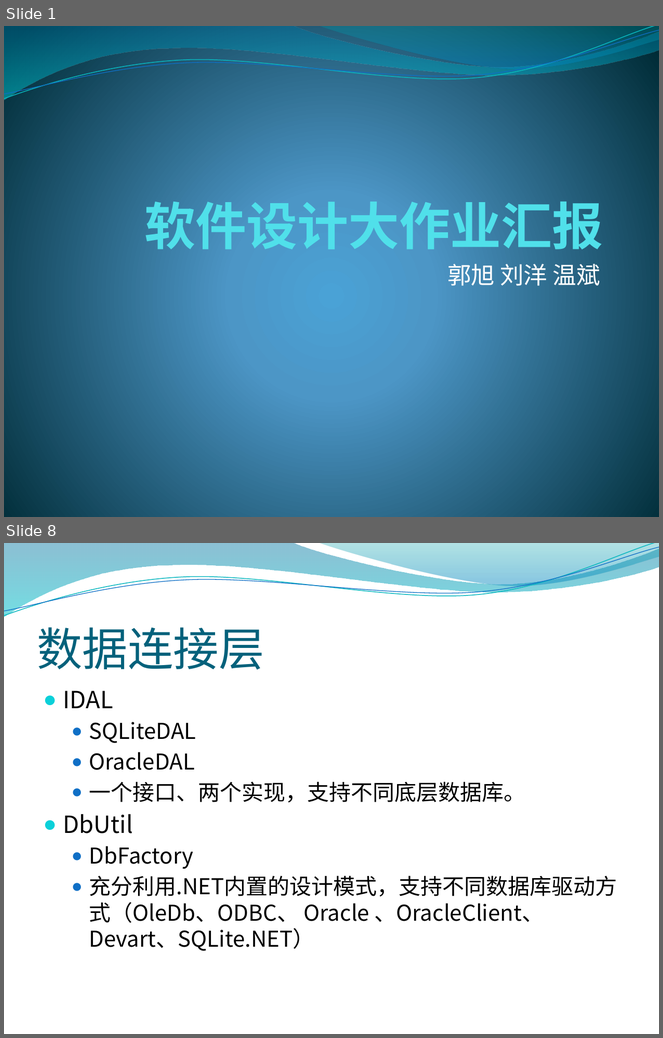
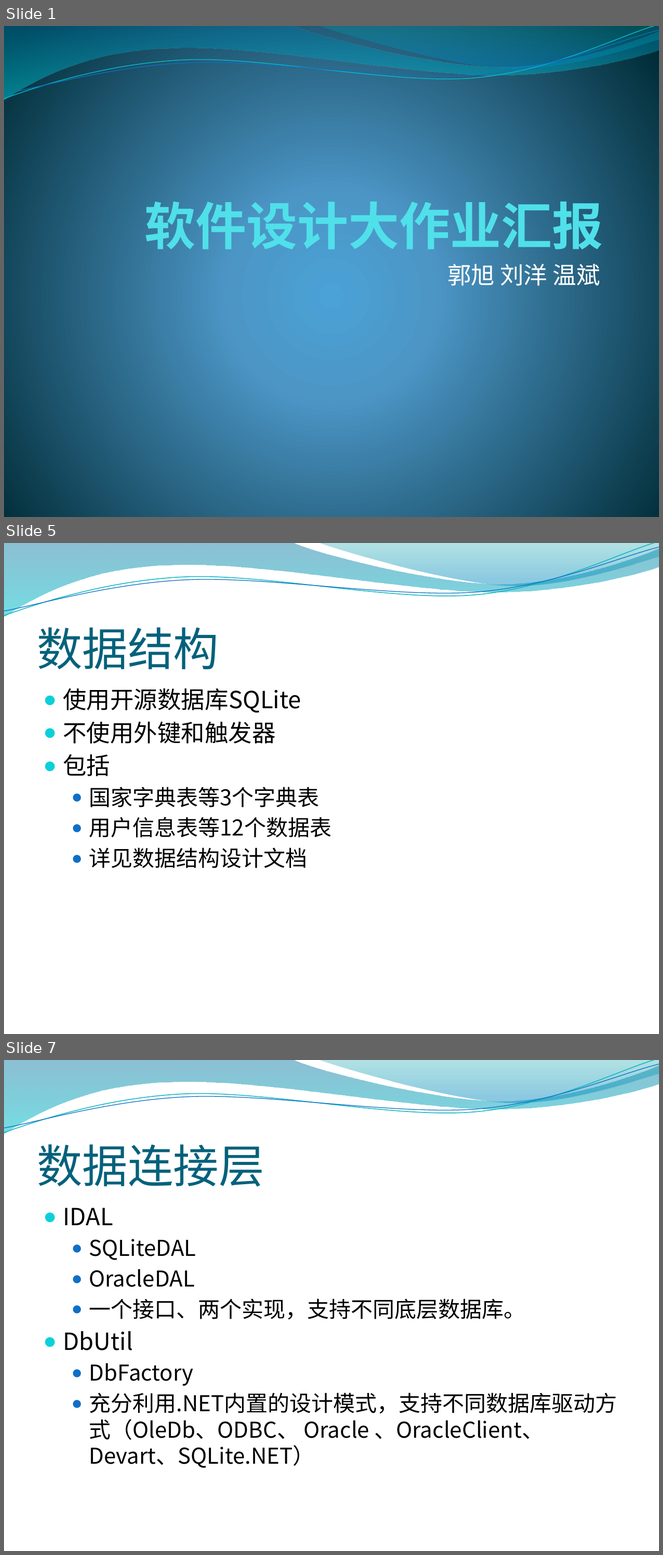
Before and after one commit to ggxx/SextantTG, a slide deck: doc/大作业汇报.pptx. Shown one above the other, each under a label of ours: slides 1 and 8 before the commit, slides 1, 5 and 7 after it; the slides between them are not shown. The pictures are 663x1038 and 663x1555 pixels, drawn with LibreOffice and Linux fonts; fonts in the diff are those of the drawing; background and template pictures are left out. Boxes give left, top, right and bottom in pixels: in the first picture for what was removed or moved away, otherwise in the second. Text is boxed around its words. In the diff, an @@ line names an element or a change of style, - is before the commit and + after.

```diff
--- a/doc/大作业汇报.pptx
+++ b/doc/大作业汇报.pptx
@@ slide 5 added at bbox=[4, 543, 659, 1034], background picture (left out); not listed: 4 template elements that a slide beside it also shows @@
@@ title added at bbox=[37, 627, 219, 669], 50 pt, text #04617B @@
+数据结构
@@ text added at bbox=[63, 688, 332, 869], 24 pt, text #000000 @@
+● 使用开源数据库SQLite
+● 不使用外键和触发器
+● 包括
+  ● 国家字典表等3个字典表
+  ● 用户信息表等12个数据表
+  ● 详见数据结构设计文档
@@ what was slide 8 is now slide 7 @@
```
Also in this commit, not shown: 9 slides changed.
